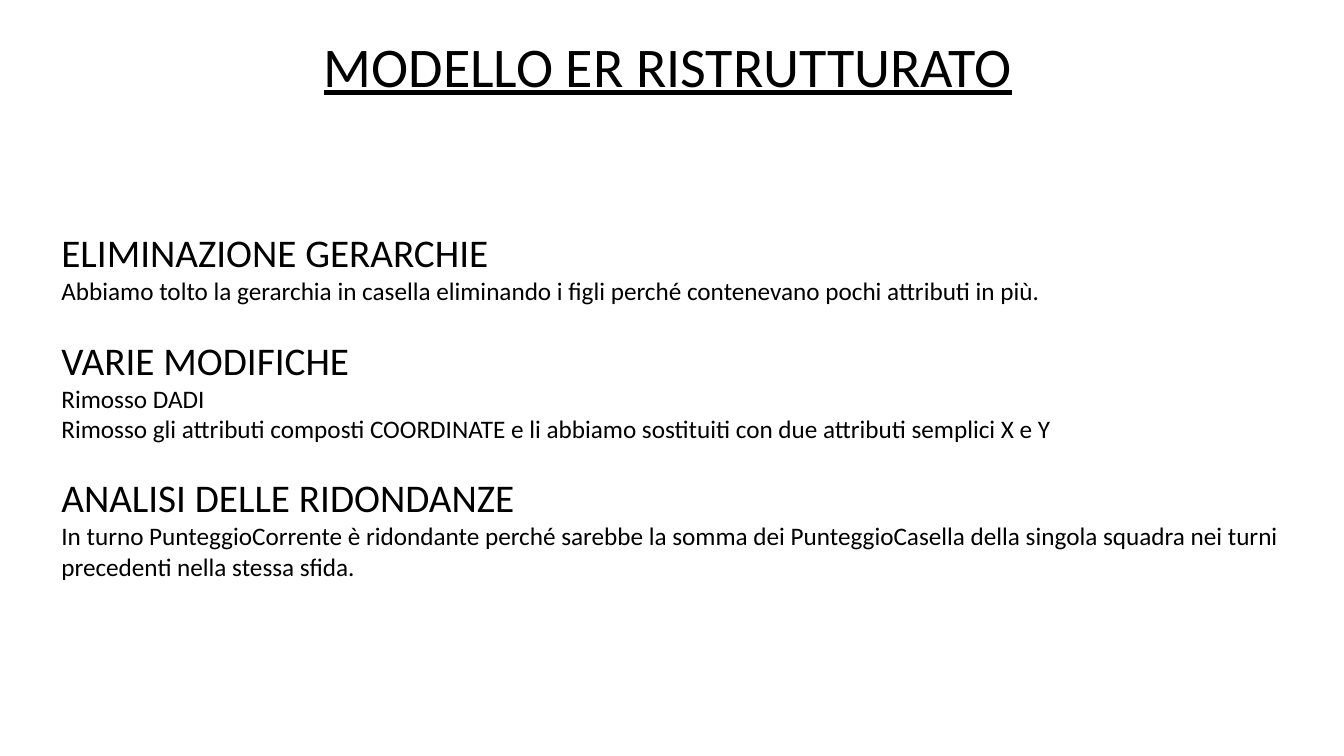
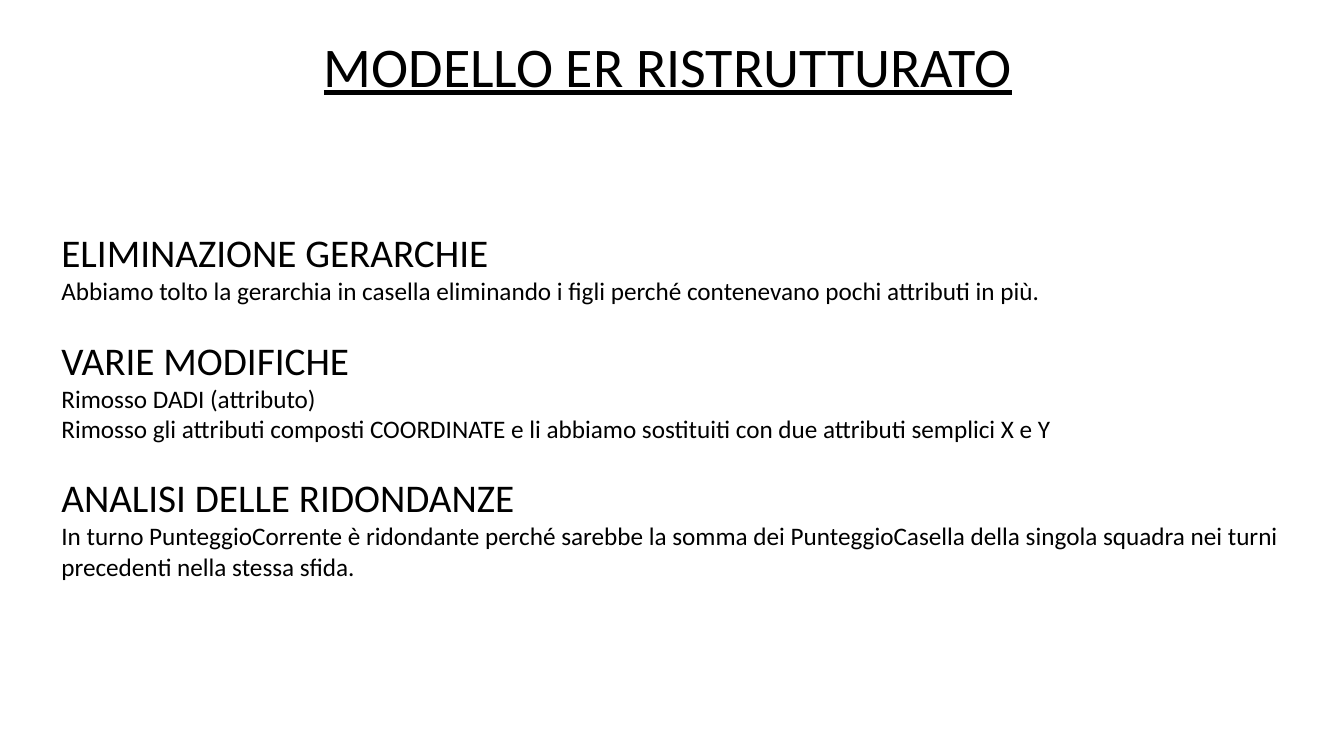
Before and after one commit to DavideGit-cs/BD_Progetto_Gruppo11, a slide deck: slide 5 of Vincoli_Domini_BDProgetto_finale.pptx. Drawn at 1344x756 pixels with LibreOffice and Linux fonts; fonts in the diff are those of the drawing. Boxes give left, top, right and bottom in pixels: in the first picture for what was removed or moved away, otherwise in the second. Text is boxed around its words. In the diff, an @@ line names an element or a change of style, - is before the commit and + after.

```diff
--- a/Vincoli_Domini_BDProgetto_finale.pptx
+++ b/Vincoli_Domini_BDProgetto_finale.pptx
@@ text at box(61, 389, 316, 412): text changed @@
-Rimosso DADI
+Rimosso DADI (attributo)
```
Also in this commit, not shown: 12 other slides changed, 3 slides added, 1 slide removed, 3 other files.
